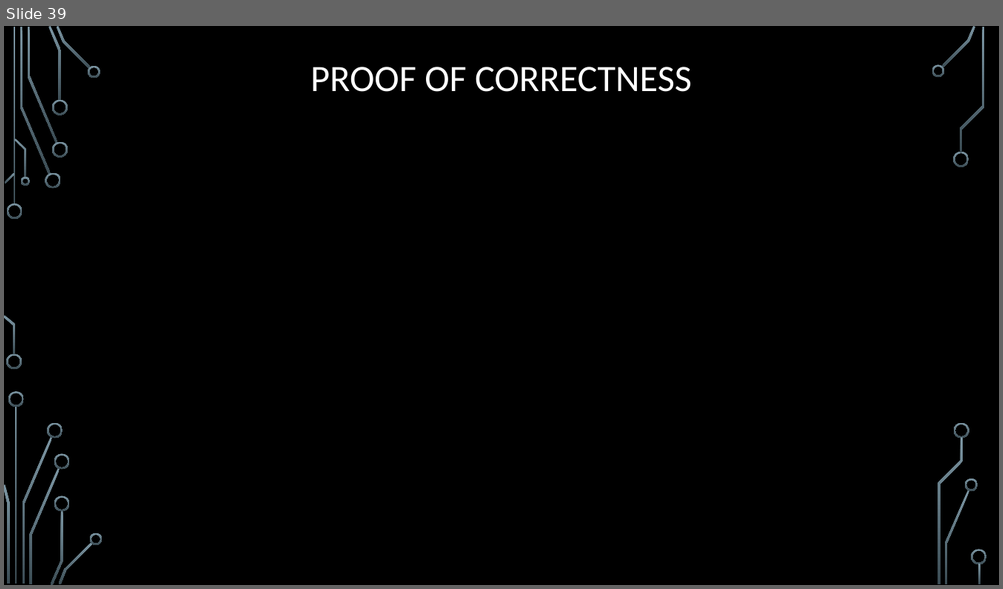
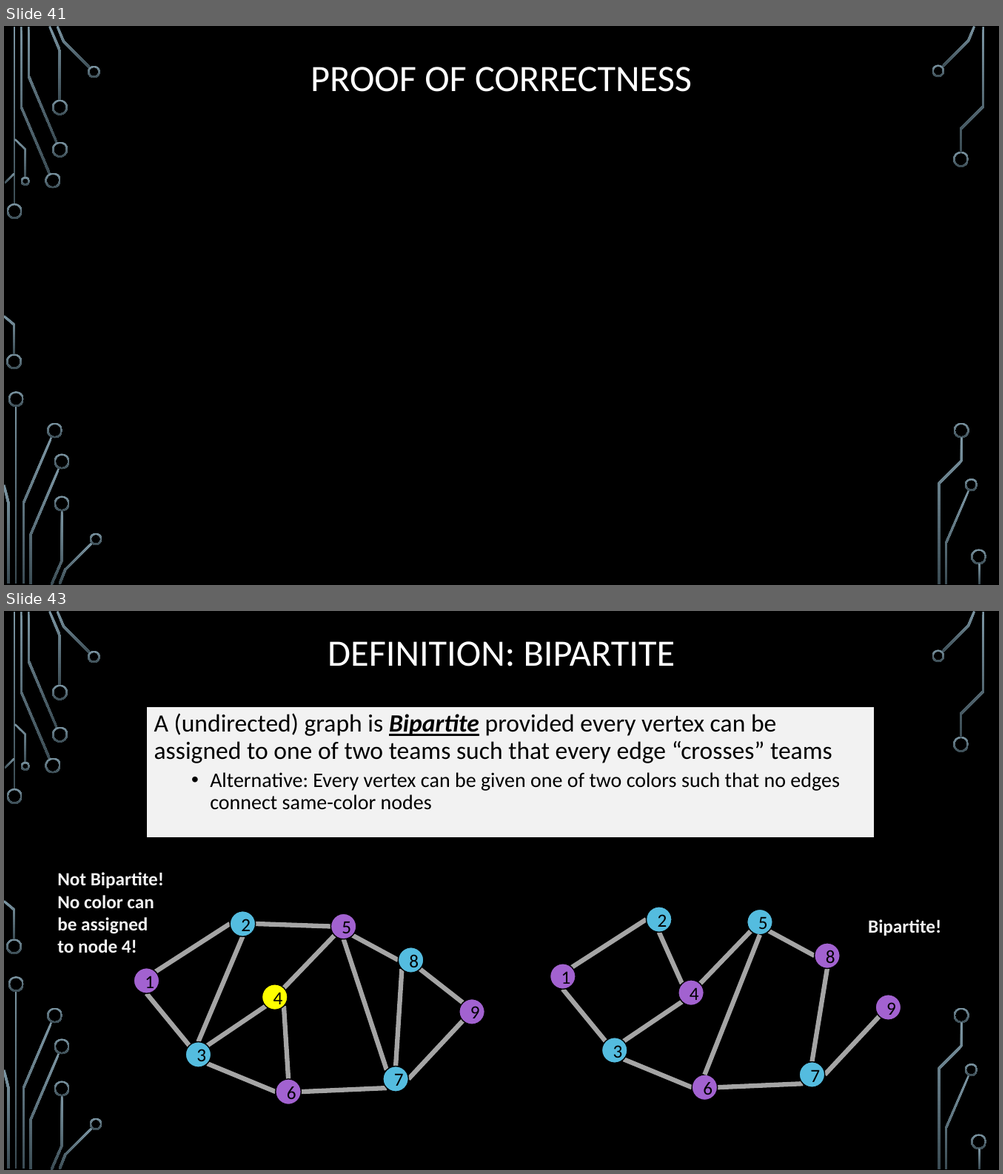
Before and after one commit to markfloryan/dsa2, a slide deck: slides/01-1-GraphsIntroBFS.pptx. Shown one above the other, each under a label of ours: slide 39 before the commit, slides 41 and 43 after it; the slides between them are not shown. The pictures are 1003x589 and 1003x1174 pixels, drawn with LibreOffice and Linux fonts; fonts in the diff are those of the drawing; grey boxes stand for pictures; background and template pictures are left out. Boxes give left, top, right and bottom in pixels: in the first picture for what was removed or moved away, otherwise in the second. Text is boxed around its words. In the diff, an @@ line names an element or a change of style, - is before the commit and + after.

Commit message:
new slides

```diff
--- a/slides/01-1-GraphsIntroBFS.pptx
+++ b/slides/01-1-GraphsIntroBFS.pptx
@@ slide 43 added at (4, 611, 999, 1170), background picture (left out); not listed: 36 template elements that a slide beside it also shows @@
@@ title added at (327, 641, 675, 667), 36 pt, text #FFFFFF @@
+DEFINITION: BIPARTITE
@@ text added at (147, 707, 874, 838), fill #F2F2F2, outline #000000 0.75 pt, 24 pt, text #000000 @@
+A (undirected) graph is Bipartite provided every vertex can be assigned to one of two teams such that every edge “crosses” teams
+  • Alternative: Every vertex can be given one of two colors such that no edges connect same-color nodes
@@ text added at (57, 872, 164, 953), 18 pt, text #F2F2F2, bold @@
+Not Bipartite! No color can be assigned to node 4!
@@ text added at (868, 920, 941, 936), 18 pt, text #F2F2F2, bold @@
+Bipartite!
@@ group added at (550, 907, 901, 1100): 11 lines, 9 ellipses @@
+1
+2
+3
+4
+5
+6
+7
+9
+8
@@ group added at (134, 911, 484, 1105): 14 lines, 9 ellipses @@
+1
+2
+3
+4
+5
+6
+7
+9
+8
@@ what was slide 39 is now slide 41 @@
```
Also in this commit, not shown: 9 other slides added, 6 other files.
